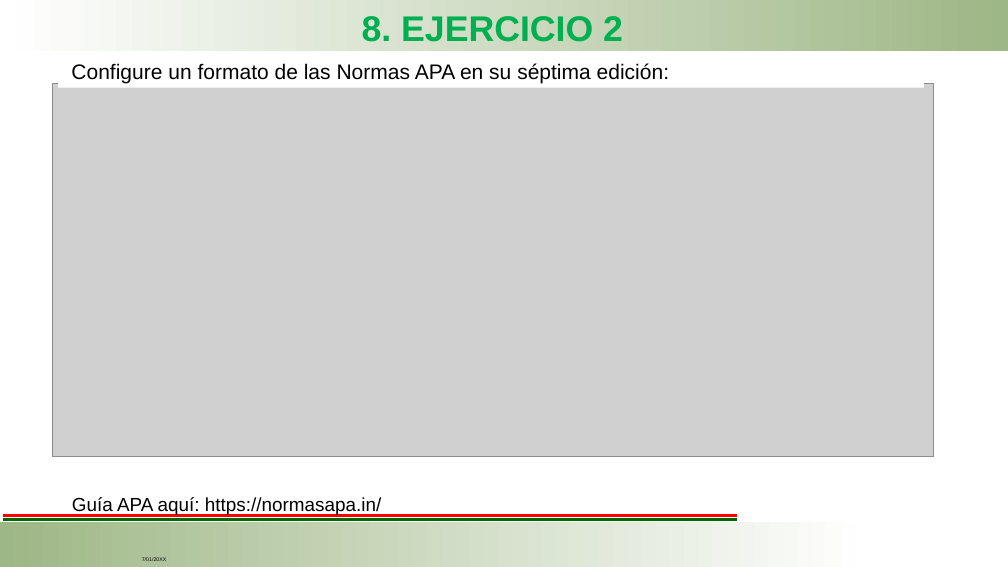
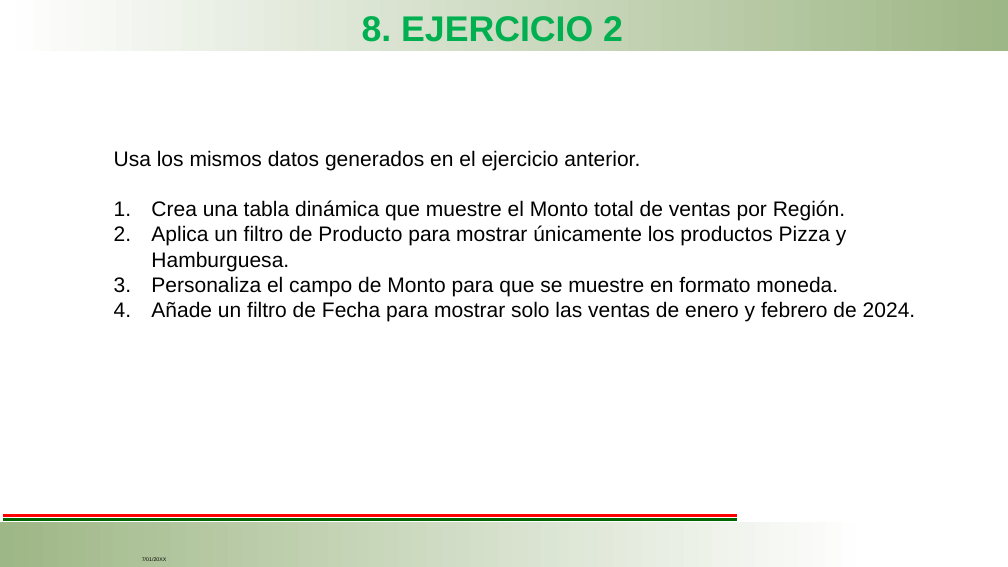
Before and after one commit to ejmerino/software-engineering, a slide deck: slide 15 of Vinculacion/Presentación Aplicacion de Tablas y Graficos Dinamicos.pptx (slide 28 before the commit). Drawn at 1008x567 pixels with LibreOffice and Linux fonts; fonts in the diff are those of the drawing; grey boxes stand for pictures; background and template pictures are left out. Boxes give left, top, right and bottom in pixels: in the first picture for what was removed or moved away, otherwise in the second. Text is boxed around its words. In the diff, an @@ line names an element or a change of style, - is before the commit and + after.

```diff
--- a/Vinculacion/Presentación Aplicacion de Tablas y Graficos Dinamicos.pptx
+++ b/Vinculacion/Presentación Aplicacion de Tablas y Graficos Dinamicos.pptx
@@ rectangle removed at <box>58,54,924,88</box> @@
-Configure un formato de las Normas APA en su séptima edición:
@@ picture removed at <box>52,84,934,457</box> @@
@@ text added at <box>114,150,916,322</box>, 20 pt, text #000000 @@
+Usa los mismos datos generados en el ejercicio anterior.
+1. Crea una tabla dinámica que muestre el Monto total de ventas por Región.
+2. Aplica un filtro de Producto para mostrar únicamente los productos Pizza y Hamburguesa.
+3. Personaliza el campo de Monto para que se muestre en formato moneda.
+4. Añade un filtro de Fecha para mostrar solo las ventas de enero y febrero de 2024.
@@ text removed at <box>72,497,381,516</box> @@
-Guía APA aquí: https://normasapa.in/
```
Also in this commit, not shown: 1 other slide changed, 13 slides added, 40 slides removed.
